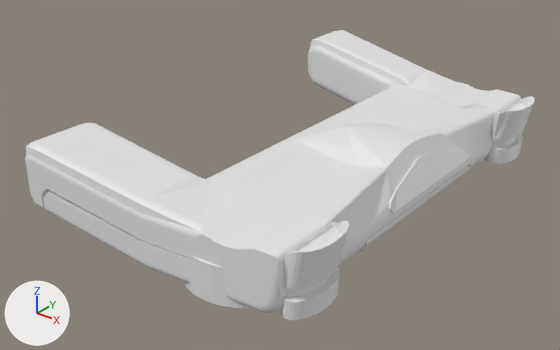
The Blender file Ms.Mahmoudabadi/d...ps4.blend as it was, and as the next commit left it.
Before and after are seen from a 50 mm camera at (10.49, -17.7, 9.84) aimed at (-2.86, -1.02, -0.5). The axes (+X, +Y, +Z) are drawn at lower left. The lights are the same throughout.

Script lines for the objects in view, before the commit:
```python
ob_cube = bpy.data.objects.new('Cube', me_cube)
ob_cube.location = (0.0, 0.0, 0.0)
ob_cube_001 = bpy.data.objects.new('Cube.001', me_cube_001)
ob_cube_001.location = (0.0, -8.3, 0.0)
ob_cube_002 = bpy.data.objects.new('Cube.002', me_cube_002)
ob_cube_002.location = (0.58, 5.74, 0.01)
ob_cylinder = bpy.data.objects.new('Cylinder', me_cylinder_001)
ob_cylinder.location = (-0.52, -5.15, -0.4)
ob_cylinder.scale = (1.76, 1.76, 0.533)
ob_cylinder_021 = bpy.data.objects.new('Cylinder.021', me_cylinder_022)
ob_cylinder_021.location = (1.69, -5.52, 0.12)
ob_cylinder_021.scale = (0.474, 0.927, 0.869)
ob_cylinder_022 = bpy.data.objects.new('Cylinder.022', me_cylinder_023)
ob_cylinder_022.location = (1.69, 5.06, 0.12)
ob_cylinder_022.scale = (0.474, 0.927, 0.869)
```
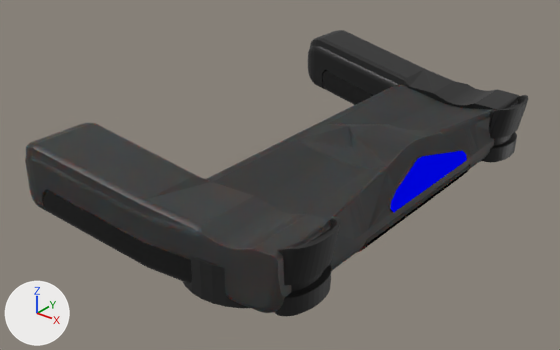
Edits to the bpy script that builds the scene:
```text
Change mat_material:
    mat_material.base_color: (0.8, 0.8, 0.8) -> (0.0, 0.0, 0.0)  # white #e7e7e7 -> black #000000
Add mat_material_001:
    mat_material_001 = principled_material('Material.001')
    mat_material_001.base_color = (0.00722, 0.00722, 0.00722)  # black #141414
    mat_material_001.roughness = 0.417
Add mat_material_006:
    mat_material_006 = principled_material('Material.006')
    mat_material_006.base_color = (0.0304, 0.0304, 0.0304)  # black #313131
    mat_material_006.subsurface_weight = 1.0
    mat_material_006.subsurface_scale = 0.0275
Add mat_material_007:
    mat_material_007 = principled_material('Material.007')
    mat_material_007.base_color = (0.0, 0.0, 0.0)  # black #000000
    mat_material_007.roughness = 0.225
Add mat_material_043:
    mat_material_043 = emission_material('Material.043')
    mat_material_043.base_color = (0.0, 0.00106, 0.692)  # blue #0003d9
Add mat_material_004:
    mat_material_004 = principled_material('Material.004')
    mat_material_004.base_color = (0.022, 0.022, 0.022)  # black #292929
    mat_material_004.roughness = 0.619
    mat_material_004.subsurface_weight = 1.0
    mat_material_004.subsurface_scale = 0.0275
Add mat_material_003:
    mat_material_003 = bpy.data.materials.new('Material.003')
    mat_material_003.use_nodes = True; mat_material_003.node_tree.nodes.clear()
    _N = mat_material_003.node_tree.nodes; _L = mat_material_003.node_tree.links
    n0 = _N.new('ShaderNodeOutputMaterial'); n0.name = 'Material Output'
    n1 = _N.new('ShaderNodeBsdfGlass'); n1.name = 'Glass BSDF'
    n1.distribution = 'BECKMANN'
    n1.inputs[0].default_value = (0.00592, 0.00592, 0.00592, 1.0)  # 'Color', black #121212
    n1.inputs[2].default_value = 1.45  # 'IOR'
    _L.new(n1.outputs[0], n0.inputs[0])  # 'BSDF' to 'Surface'
Change me_cube:
    where me_cube.from_pydata(...)  # 1367 vertices, 1225 faces; spans x -2.81..1.62, y -5.02..4.73, z -0.79..1.19
    me_cube part 1: all 36 faces centred in x -0.01..1.55, y -2.18..2.26, z -0.79..-0.42 switch from mat_material (white #e7e7e7) to mat_material_003
    me_cube part 2: 1175 of the faces centred in x -2.81..1.6, y -5.02..4.73, z -0.78..1.19 switch from mat_material (white #e7e7e7) to mat_material_004 (black #292929)
    me_cube part 3: 9 of the faces centred in x 1.21..1.53, y -0.46..2.15, z 0.23..0.79 switch from mat_material (white #e7e7e7) to mat_material_043 (blue #0003d9)
    me_cube part 4: 1 of the faces centred in x 1.54, y -1.66, z 0.24 switch from mat_material (white #e7e7e7) to mat_material_043 (blue #0003d9)
Change me_cube_001:
    where me_cube_001.from_pydata(...)  # 691 vertices, 692 faces; spans x -6.71..1.58, y 0.82..3.69, z -0.76..1.84
    me_cube_001 part 5: 449 of the faces centred in x -6.71..-5.37, y 0.82..3.14, z -0.11..1.84 switch from no material to mat_material_006 (black #313131)
    me_cube_001 part 6: 170 of the faces centred in x -1.92..1.58, y 1.36..3.68, z -0.76..1.09 switch from no material to mat_material_006 (black #313131)
    me_cube_001 part 7: 14 of the faces centred in x -2.51..-1.51, y 2.67..3.49, z -0.59..1.12 switch from no material to mat_material_006 (black #313131)
    me_cube_001 part 8: 13 of the faces centred in x -4.47..-3.91, y 2.13..3.28, z 0.33..1.49 switch from no material to mat_material_006 (black #313131)
    me_cube_001 part 9: 12 of the faces centred in x -4.47..-3.92, y 1.0..1.29, z 0.39..1.49 switch from no material to mat_material_006 (black #313131)
    me_cube_001 part 10: all 19 faces centred in x -4.5..-4.01, y 1.0..3.28, z -0.44..0.24 switch from no material to mat_material_007 (black #000000)
    me_cube_001 part 11: all 15 faces centred in x -1.51, y 1.36..3.42, z -0.76..-0.17 switch from no material to mat_material_007 (black #000000)
Change me_cube_002:
    remove me_cube_002.from_pydata(...)  # 481 vertices, 486 faces; spans x -7.45..1.0, y -1.24..1.39, z -0.77..1.78
    add me_cube_002.from_pydata(...)  # 667 vertices, 664 faces; spans x -7.45..1.0, y -1.24..1.39, z -0.77..1.78
    me_cube_002 part 12: 186 vertices added at x -7.39..-1.41, y -1.05..1.39, z -0.21..1.74
    me_cube_002 part 13: 433 faces spanning x -7.45..1.0, y -1.24..1.39, z -0.77..1.78 switch from no material to mat_material_001 (black #141414)
    add me_cube_002.materials.append(mat_material_008)  # black #0c0c0c
Change me_cylinder_001:
    where me_cylinder_001.from_pydata(...)  # 76 vertices, 42 faces; spans x -1.0..1.0, y -1.0..1.0, z -0.82..1.18
    add me_cylinder_001.materials.append(mat_material_009)  # black #1b1b1b
Change me_cylinder_022:
    where me_cylinder_022.from_pydata(...)  # 218 vertices, 172 faces; spans x -1.1..1.35, y -1.0..1.0, z -0.92..1.22
    add me_cylinder_022.materials.append(mat_material_012)  # black #171717
Change me_cylinder_023:
    where me_cylinder_023.from_pydata(...)  # 218 vertices, 172 faces; spans x -1.1..1.35, y -1.17..1.0, z -0.92..1.22
    add me_cylinder_023.materials.append(mat_material_011)  # black #191919
Change ob_cylinder_021:
    ob_cylinder_021.location: (1.69, -5.52, 0.12) -> (1.46, -5.52, 0.12)
Change ob_cylinder_022:
    ob_cylinder_022.location: (1.69, 5.06, 0.12) -> (1.49, 5.06, 0.12)
```

Changed parts and their boxes [x1, y1, x2, y2] in the pictures (560 x 350 px):
'Cube', recoloured (white to black)
    both: [206, 85, 498, 271]
'Cylinder.021', recoloured, moved
    before: [281, 221, 349, 320]
    after: [274, 218, 340, 316]
'Cylinder.022', recoloured, moved
    before: [484, 96, 535, 164]
    after: [481, 95, 528, 163]
'Cylinder', recoloured (white to black)
    both: [183, 256, 250, 308]
part 1 of me_cube, recoloured (white to black)
    both: [364, 169, 469, 249]
part 2 of me_cube, recoloured (white to black)
    both: [206, 85, 496, 265]
part 3 of me_cube, recoloured (white to blue)
    both: [397, 151, 467, 205]
part 4 of me_cube, recoloured (white to blue)
    both: [390, 190, 404, 213]
part 5 of me_cube_001, recoloured
    both: [25, 123, 100, 211]
part 6 of me_cube_001, recoloured (white to black)
    both: [140, 196, 331, 313]
part 7 of me_cube_001, recoloured
    both: [148, 176, 253, 225]
part 8 of me_cube_001, recoloured
    both: [45, 126, 197, 199]
part 9 of me_cube_001, recoloured (white to black)
    both: [38, 146, 146, 241]
part 10 of me_cube_001, recoloured (white to black)
    both: [43, 191, 145, 266]
part 11 of me_cube_001, recoloured (white to black)
    both: [142, 242, 192, 283]
part 12 of me_cube_002, added (black)
    after: [308, 30, 433, 105]
part 13 of me_cube_002, recoloured (white to black)
    both: [308, 30, 519, 110]
